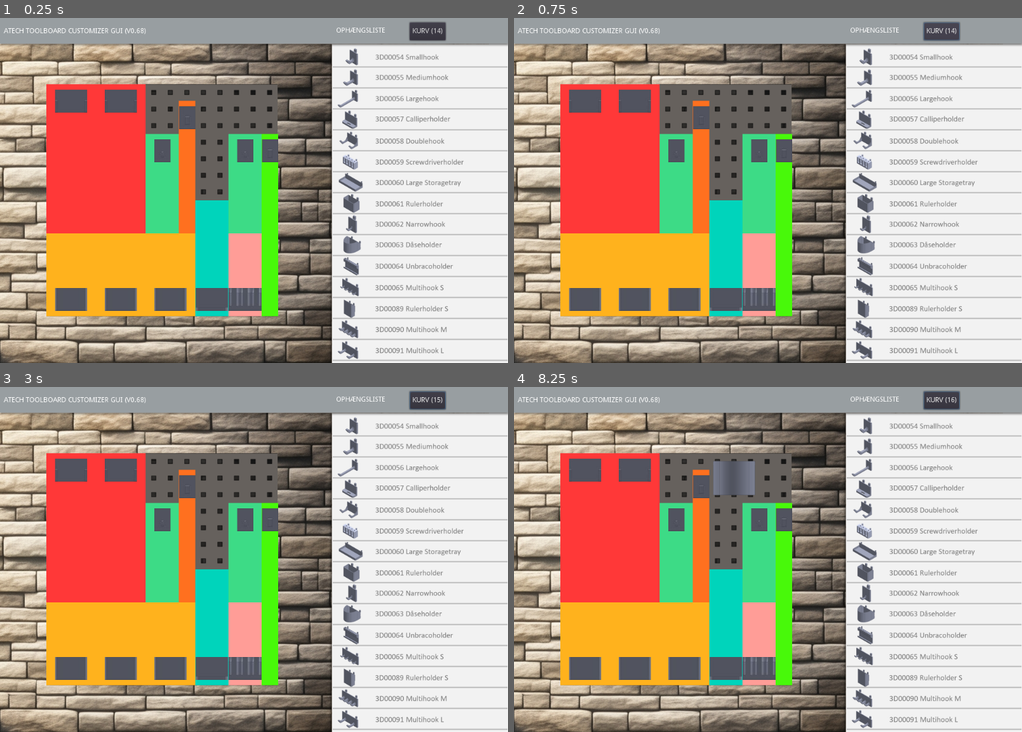
Above: before the commit, frames 1-4 (two rows, left to right).
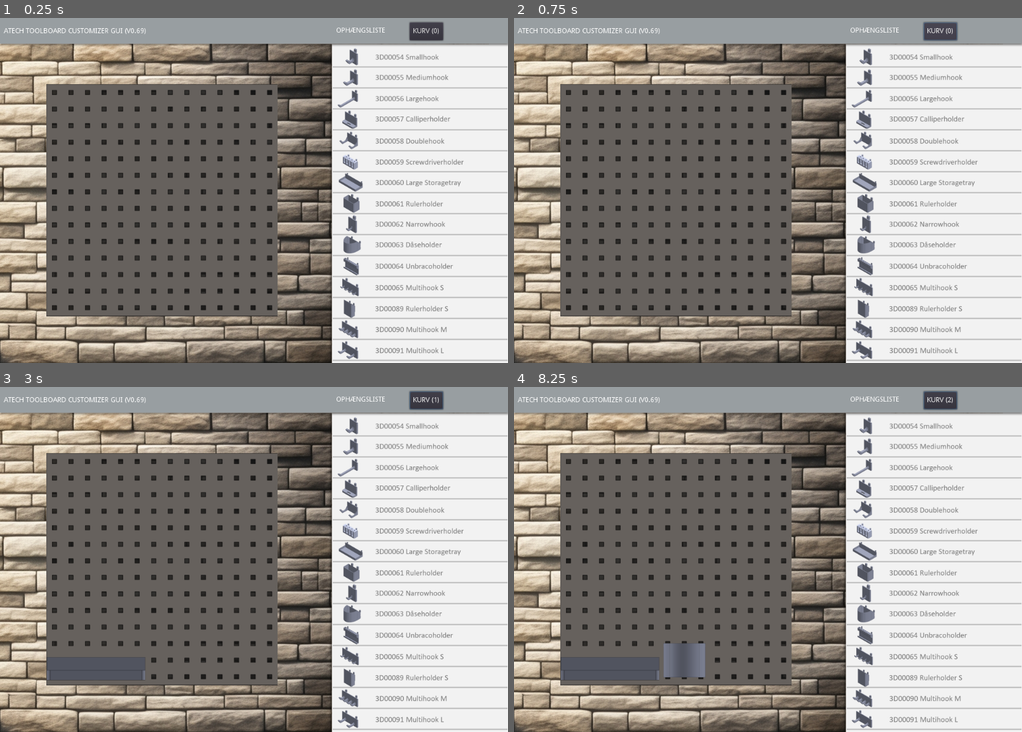
Above: after the commit, the same moments.

Repository: Azidus/TBC
Game: Godot game, scene res://Inventory.tscn
Same seed, same stepped clock (60 frames per second), same inputs: the game is played once before the commit and once after it.
Inputs (mouse positions are in pixels of both pictures, inside the frame that each line leads up to):
- Up to frame 1 (0.25 s): no input
- Up to frame 2 (0.75 s): click "KURV (14)" (after the commit: "KURV (0)") at 0.5 s
- Up to frame 3 (3 s): click "KURV (14)" (after the commit: "KURV (0)") at 1.25 s; click "KURV (14)" (after the commit: "KURV (0)") at 2 s; tap Enter at 2.75 s; move the mouse to (365, 542) at 2.77 s; click (365, 542) at 2.85 s
- Up to frame 4 (8.25 s): click "KURV (15)" (after the commit: "KURV (1)") at 3.5 s; click "KURV (15)" (after the commit: "KURV (1)") at 4.25 s; click "KURV (15)" (after the commit: "KURV (1)") at 5 s; tap Space at 5.75, 7.25 s; move the mouse to (666, 576) at 5.77 s; click (666, 576) at 5.85 s; tap Enter at 6.5, 8 s; move the mouse to (818, 483) at 6.52 s; click (818, 483) at 6.6 s; move the mouse to (742, 628) at 7.27 s; click (742, 628) at 7.35 s; move the mouse to (920, 611) at 8.02 s; click (920, 611) at 8.1 s

The runs differ from the first frame. In frame 1, 23% of the frame differs, in the area x 9-88%, y 1-87%; in frame 2, 23%; in frame 3, 23%; in frame 4, 24%.

Commit message:
cleaned up some debug code.

Diff:
--- a/Inventory.gd
+++ b/Inventory.gd
@@ -93,7 +93,7 @@
 	var web_hash = ""
 	var params_list = []
 	web_hash = getJsHash()
-	web_hash = "?3D00061=3;104;187&3D00057=1;77;252&3D00059=1;101;180&3D00058=2;107;320&3D00054=2;67;389&3D00062=2;99;234&3D00056=3;60;287"
+	#web_hash = "?3D00061=3;104;187&3D00057=1;77;252&3D00059=1;101;180&3D00058=2;107;320&3D00054=2;67;389&3D00062=2;99;234&3D00056=3;60;287"
 	params_list = getUrlParams(web_hash)
 	load_data = params_list
 	#load_game()
--- a/Inventory.tscn
+++ b/Inventory.tscn
@@ -42,7 +42,7 @@
 [node name="Label" type="Label" parent="."]
 margin_right = 681.0
 margin_bottom = 54.0
-text = "  ATECH TOOLBOARD CUSTOMIZER GUI (V0.68)"
+text = "  ATECH TOOLBOARD CUSTOMIZER GUI (V0.69)"
 valign = 1
 
 [node name="Label2" type="Label" parent="."]
Not shown, changed: index.html
Not shown, changed: index.pck
